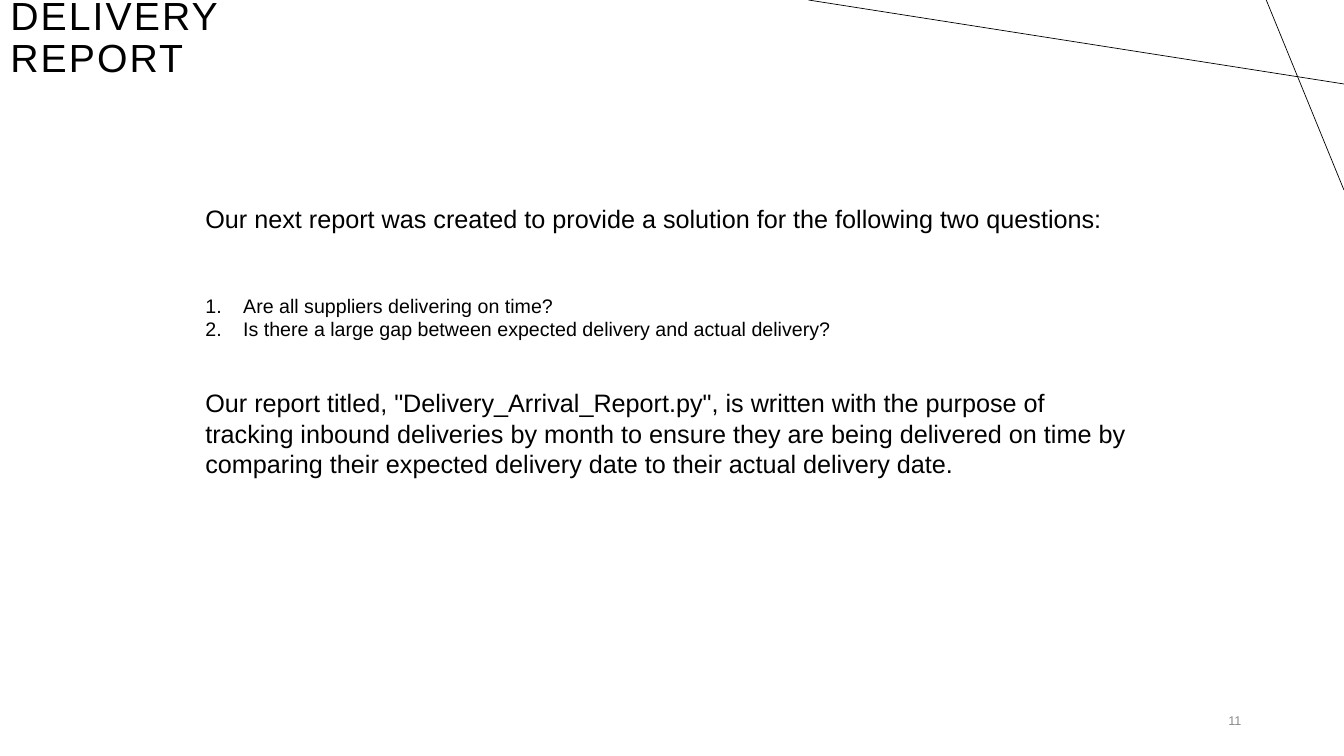
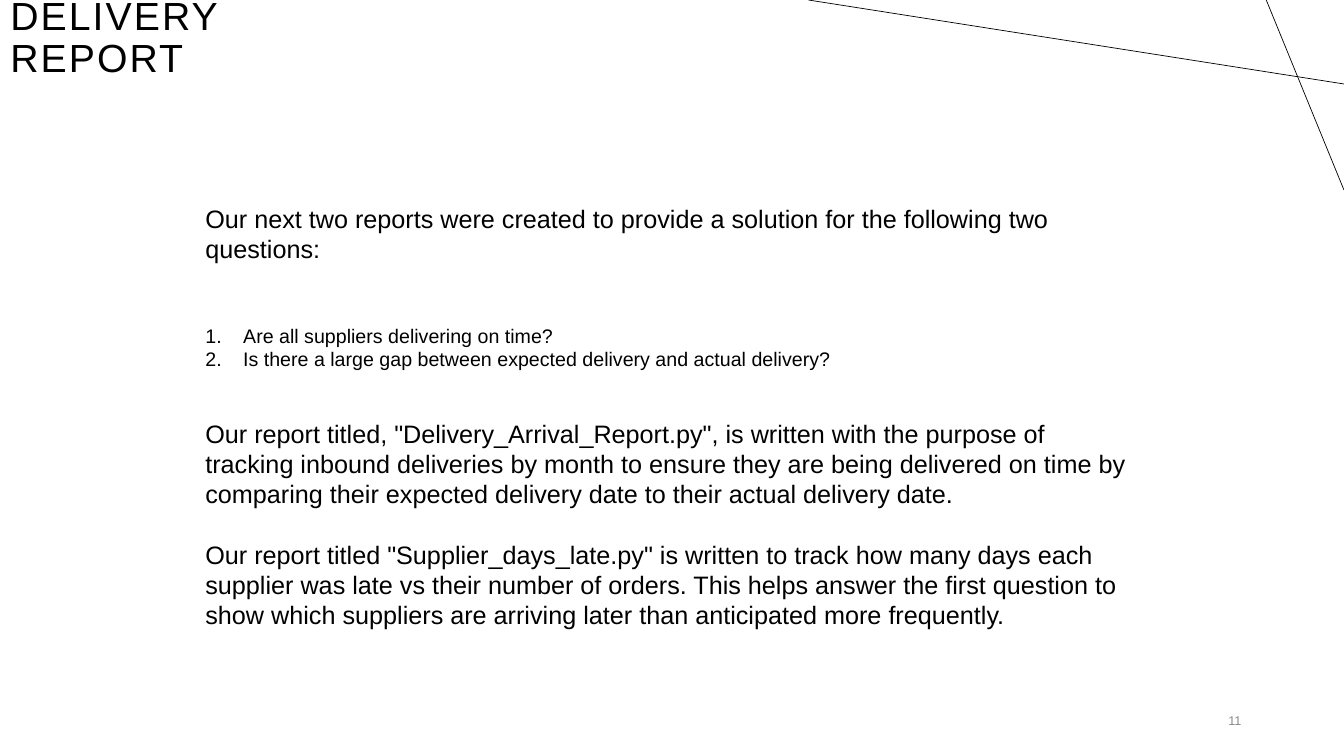
Before and after one commit to J-Pedersen/csd-310, a slide deck: slide 11 of module_12/team_indigo-module_12_2-presentation.pptx. Drawn at 1344x756 pixels with LibreOffice and Linux fonts; fonts in the diff are those of the drawing. Boxes give left, top, right and bottom in pixels: in the first picture for what was removed or moved away, otherwise in the second. Text is boxed around its words. In the diff, an @@ line names an element or a change of style, - is before the commit and + after.

Commit message:
added revisions to presentation and report days late

```diff
--- a/module_12/team_indigo-module_12_2-presentation.pptx
+++ b/module_12/team_indigo-module_12_2-presentation.pptx
@@ text at (205, 209, 1048, 263): text changed @@
-Our next report was created to provide a solution for the following two questions:
+Our next two reports were created to provide a solution for the following two questions:
@@ text at (205, 424, 1126, 630): text changed @@
-Our report titled, "Delivery_Arrival_Report.py", is written with the purpose of tracking inbound deliveries by month to ensure they are being delivered on time by comparing their expected delivery date to their actual delivery date.
+Our report titled, "Delivery_Arrival_Report.py", is written with the purpose of tracking inbound deliveries by month to ensure they are being delivered on time by comparing their expected delivery date to their actual delivery date.
+Our report titled "Supplier_days_late.py" is written to track how many days each supplier was late vs their number of orders. This helps answer the first question to show which suppliers are arriving later than anticipated more frequently.
```
Also in this commit, not shown: 1 other slide changed, 1 slide added, 1 other file.
